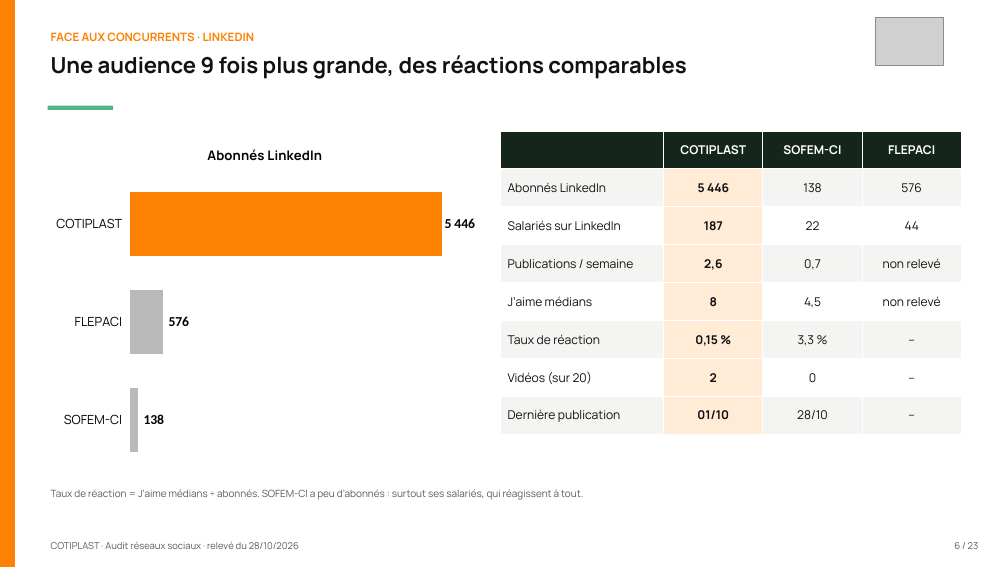
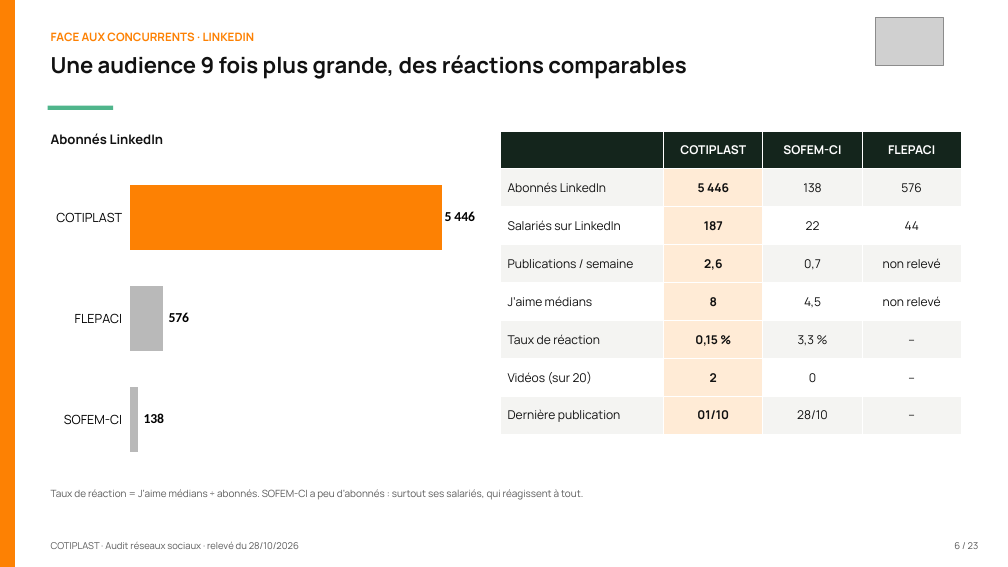
Before and after one commit to leslita06/fatima-unifood-fictif, a slide deck: slide 6 of tmp-tj/261028_cotiplast_audit-reseaux-sociaux_v1.pptx. Drawn at 1008x567 pixels with LibreOffice and Linux fonts; fonts in the diff are those of the drawing; grey boxes stand for pictures. Boxes give left, top, right and bottom in pixels: in the first picture for what was removed or moved away, otherwise in the second. Text is boxed around its words. In the diff, an @@ line names an element or a change of style, - is before the commit and + after.

```diff
--- a/tmp-tj/261028_cotiplast_audit-reseaux-sociaux_v1.pptx
+++ b/tmp-tj/261028_cotiplast_audit-reseaux-sociaux_v1.pptx
@@ text added at bbox=[51, 133, 164, 144], 12.5 pt, text #111111, bold @@
+Abonnés LinkedIn
@@ bar chart at bbox=[48, 161, 482, 476] @@
@@ title "Abonnés LinkedIn" removed @@
-Abonnés LinkedIn: 138, 576, 5446
+Series 1: 138, 576, 5446
@@ value axis changed @@
@@ bar chart: place and size @@
-bar chart at bbox=[48, 131, 482, 476]
+bar chart at bbox=[48, 161, 482, 476]
```
Also in this commit, not shown: 13 other slides changed.
